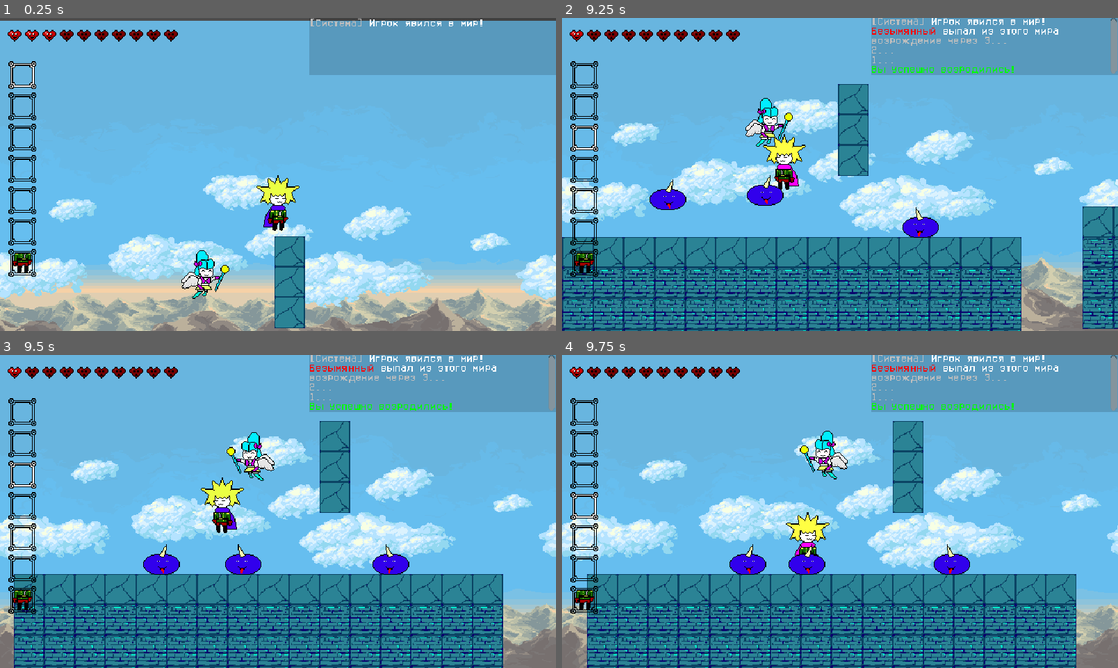
Above: before the commit, frames 1-4 (two rows, left to right).
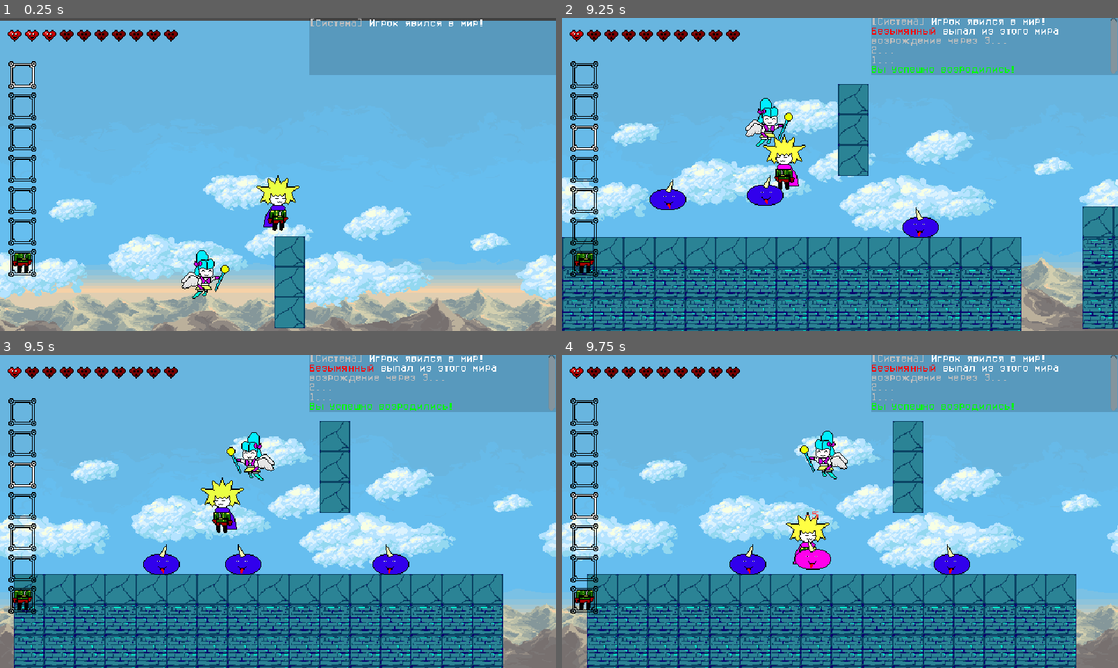
Above: after the commit, the same moments.

Repository: zoomergames/magicia
Game: Godot game, scene res://core/game.tscn
Two runs of this game, one before a commit and one after it. Both use one fixed random seed, a clock stepped at 60 frames per second and the inputs below.
Inputs (mouse positions are in pixels of both pictures, inside the frame that each line leads up to):
- Up to frame 1 (0.25 s): no input
- Up to frame 2 (9.25 s): tap Enter (ui_accept) at 0.5 s; move the mouse to (812, 237) at 0.52 s; hold D (move_right) 0.53-2.03 s; click (812, 237) at 0.6 s; tap W (jump) at 0.77, 1.52, 3.02, 3.77, 4.52, 6.02, 6.77, 7.52, 9.02 s; tap 1 (slot_1) at 0.8, 1.35, 5.3, 7.35 s; move the mouse to (1006, 221) at 1.27 s; tap 2 (slot_2) at 1.55, 2.1, 6.05, 8.1 s; move the mouse to (673, 127) at 2.02 s; hold A (move_left) 2.03-4.28 s; tap 3 (slot_3) at 2.3, 2.85, 6.8, 8.85 s; move the mouse to (867, 174) at 2.77 s; click (867, 174) at 2.92 s; tap 4 (slot_4) at 3.05, 3.6, 7.55 s; move the mouse to (756, 96) at 3.52 s; tap 5 (slot_5) at 3.8, 4.35, 8.3 s; move the mouse to (962, 158) at 4.27 s; hold D (move_right) 4.28-8.03 s; click (962, 158) at 4.55 s; move the mouse to (728, 190) at 5.02 s; click (728, 190) at 5.1 s; move the mouse to (895, 105) at 5.77 s; tap Mouse wheel up (next_slot) at 5.85 s; move the mouse to (812, 237) at 6.52 s; tap Mouse wheel down (prev_slot) at 6.6 s; move the mouse to (1006, 221) at 7.27 s; click (1006, 221) at 7.42 s; move the mouse to (673, 127) at 8.02 s; hold A (move_left) from 8.03 s (still down); move the mouse to (867, 174) at 8.77 s; click (867, 174) at 9.05 s
- Up to frame 3 (9.5 s): keep holding A (move_left)
- Up to frame 4 (9.75 s): move the mouse to (756, 433) at 9.52 s; release A (move_left) at 9.53 s; hold D (move_right) from 9.53 s (still down); tap 4 (slot_4) at 9.6 s; click (756, 433) at 9.67 s

Frames 1-3 are identical in both runs. In frame 4, 0.5% of the frame differs, in the area x 40-49%, y 50-71%.

Commit message:
добавлена атака кулаком

Diff:
--- a/entities/npc/kappa/dialogue/kappa_meet.gd
+++ b/entities/npc/kappa/dialogue/kappa_meet.gd
@@ -16,7 +16,7 @@
 	elif dialogue_step == 7:
 		Global.log_to_chat("[color=orange][%s][/color] [b][color=white]Ну-у... ничего?[/color][/b]" % Global.player_name)
 	elif dialogue_step == 8:
-		var path = "res://entities/player/weapons/little_sword/little_sword.tres" # проверьте этот путь!
+		var path = "res://items/weapons/little_sword/little_sword.tres"
 
 		if not ResourceLoader.exists(path):
 			Global.log_to_chat("[color=red][Система]: Ошибка! Файл меча потерялся в текстурах Каппы.[/color]")
--- a/entities/player/player.gd
+++ b/entities/player/player.gd
@@ -22,6 +22,10 @@
 
 var invulnerability_timer: float = 0.0
 
+# КУЛАК
+var current_damage: int = 5
+var current_attack_speed: float = 0.3
+
 @onready var sprite = %Sprite2D
 @onready var weapon_slot = %WeaponSlot
 @onready var hand_offset_x = %WeaponSlot.position.x
@@ -40,7 +44,7 @@
 
 	# Оружие
 	if weapon_slot.get_child_count() > 0:
-		var path = "res://entities/player/weapons/little_sword/little_sword.tres"
+		var path = "res://items/weapons/little_sword/little_sword.tres"
 		print("Загружаю оружие по пути: ", path)
 		var data = load(path)
 		print("Получен объект: ", data)
@@ -145,6 +149,9 @@
 		if weapon_slot.get_child_count() > 0:
 			var current_weapon = weapon_slot.get_child(0)
 			current_weapon.try_attack()
+		else:
+			# бьём кулаком
+			_execute_fist_attack()
 
 
 	# атакуют игрока
@@ -172,6 +179,37 @@
 	move_and_slide()
 	die_in_abyss()
 
+
+var is_fist_recharging: bool = false
+func _execute_fist_attack():
+	if is_fist_recharging:
+		return
+	is_fist_recharging = true
+	print("Удар кулаком! Нанесено урона: ", current_damage)
+
+	# подключаем hurtbox кулака
+	if has_node("FistAttackArea"):
+		%FistAttackArea.set_meta("attack_power", current_damage)
+		%FistAttackArea.monitoring = true
+		%FistAttackArea.monitorable = true
+
+		await get_tree().physics_frame
+
+		# проверяем, кого задели
+		var targets = %FistAttackArea.get_overlapping_areas()
+		for target in targets:
+			var enemy = target.get_parent()
+			if enemy.has_method("take_damage"):
+				enemy.take_damage(current_damage)
+
+		await get_tree().create_timer(0.1).timeout
+		%FistAttackArea.monitoring = false
+		if %FistAttackArea.has_meta("attack_power"):
+			%FistAttackArea.remove_meta("attack_power")
+
+		await get_tree().create_timer(current_attack_speed).timeout
+		is_fist_recharging = false
+
 func _input(_event: InputEvent) -> void:
 	if Input.is_action_just_pressed("slot_1"):
 		Global.active_slot_index = 0
@@ -190,12 +228,19 @@
 		change_hand_weapon()
 
 func change_hand_weapon() -> void:
+	# удаляем старое оружие из рук
 	for child in weapon_slot.get_children():
 		child.queue_free()
 
+	# если слот пуст - включаем кулаки
 	if Global.inventory[Global.active_slot_index] == null:
+		var fist_data = load("res://items/weapons/fist/fist.tres")
+		if fist_data:
+			current_damage = fist_data.damage
+			current_attack_speed = fist_data.attack_speed
 		return
 
+	# если в слоте есть оружие
 	var item_data = Global.inventory[Global.active_slot_index]
 	if item_data and item_data.scene:
 		var instance = item_data.scene.instantiate()
@@ -203,6 +248,10 @@
 		if "weapon_data" in instance:
 			instance.weapon_data = item_data
 		weapon_slot.add_child(instance)
+
+		# Сбрасываем урон игрока на урон меча, чтобы кулаки не смешивались с оружием
+		current_damage = item_data.damage
+		current_attack_speed = item_data.attack_speed
 
 
 func check_magic_hearts_activation() -> void:
--- a/entities/player/player.tscn
+++ b/entities/player/player.tscn
@@ -11,6 +11,9 @@
 
 [sub_resource type="RectangleShape2D" id="RectangleShape2D_fkugw"]
 size = Vector2(20, 50)
+
+[sub_resource type="CircleShape2D" id="CircleShape2D_fkugw"]
+radius = 15.132746
 
 [node name="Player" type="CharacterBody2D" unique_id=152261700]
 collision_layer = 2
@@ -50,3 +53,14 @@
 [node name="CollisionShape2D" type="CollisionShape2D" parent="HitBox" unique_id=1661930668]
 position = Vector2(0, 11)
 shape = SubResource("RectangleShape2D_fkugw")
+
+[node name="FistAttackArea" type="Area2D" parent="." unique_id=1249543188]
+unique_name_in_owner = true
+collision_layer = 0
+collision_mask = 16
+monitoring = false
+monitorable = false
+
+[node name="CollisionShape2D" type="CollisionShape2D" parent="FistAttackArea" unique_id=1786704301]
+position = Vector2(17, 17)
+shape = SubResource("CircleShape2D_fkugw")
--- a/entities/player/weapons/little_sword/little_sword.tres
+++ /dev/null
@@ -1,11 +0,0 @@
-[gd_resource type="Resource" script_class="ItemData" format=3 uid="uid://che7qpd4g3q5p"]
-
-[ext_resource type="Texture2D" uid="uid://bncsyrmiqt131" path="res://entities/player/weapons/little_sword/small_sword.png" id="1_11y6t"]
-[ext_resource type="Script" uid="uid://b7pftcglyjq40" path="res://entities/player/weapons/little_sword/little_sword_data.gd" id="1_u8led"]
-[ext_resource type="PackedScene" uid="uid://dinyql5tr8f2c" path="res://entities/player/weapons/little_sword/little_sword.tscn" id="2_egvjb"]
-
-[resource]
-script = ExtResource("1_u8led")
-icon = ExtResource("1_11y6t")
-scene = ExtResource("2_egvjb")
-metadata/_custom_type_script = "uid://b7pftcglyjq40"
--- a/entities/player/weapons/little_sword/little_sword_data.gd
+++ /dev/null
@@ -1,14 +0,0 @@
-extends Resource
-class_name ItemData
-
-var item_id: String = "001"
-var item_name: String = "Маленький Меч"
-var weapon_name: String = "Маленький Меч"
-@export var icon: Texture2D
-@export var scene: PackedScene
-var type: String = "cold"
-var damage: int = 15
-var attack_speed: float = 0.4
-var cost: int = 0
-var description: String = "Великий древний Маленький Меч, выкованный по приколу пьяным Каппой."
-var has_magic: bool = false
--- /dev/null
+++ b/items/item_data.gd
@@ -0,0 +1,14 @@
+extends Resource
+class_name ItemData
+
+@export var item_id: String = "001"
+@export var item_name: String = "Предмет"
+@export var weapon_name: String = "Оружие"
+@export var icon: Texture2D
+@export var scene: PackedScene
+@export var type: String = "cold"
+@export var damage: int = 15
+@export var attack_speed: float = 0.4
+@export var cost: int = 0
+@export var description: String = "Описание предмета."
+@export var has_magic: bool = false
--- /dev/null
+++ b/items/weapons/fist/fist.tres
@@ -0,0 +1,12 @@
+[gd_resource type="Resource" script_class="ItemData" format=3 uid="uid://8iur78naqo85"]
+
+[ext_resource type="Script" uid="uid://cnngvcyavt4ek" path="res://items/item_data.gd" id="1_nvlxt"]
+
+[resource]
+script = ExtResource("1_nvlxt")
+item_id = "004"
+item_name = "Кулак"
+weapon_name = "Кулак"
+damage = 5
+attack_speed = 0.3
+description = "Обычный кулак. Им можно бить."
--- /dev/null
+++ b/items/weapons/little_sword/little_sword.tres
@@ -0,0 +1,13 @@
+[gd_resource type="Resource" script_class="ItemData" format=3 uid="uid://che7qpd4g3q5p"]
+
+[ext_resource type="Texture2D" uid="uid://bncsyrmiqt131" path="res://items/weapons/little_sword/small_sword.png" id="1_2w781"]
+[ext_resource type="Script" uid="uid://cnngvcyavt4ek" path="res://items/item_data.gd" id="1_l8nwe"]
+[ext_resource type="PackedScene" uid="uid://dinyql5tr8f2c" path="res://items/weapons/little_sword/little_sword.tscn" id="2_uipuc"]
+
+[resource]
+script = ExtResource("1_l8nwe")
+item_name = "Маленький Меч"
+weapon_name = "Маленький Меч"
+icon = ExtResource("1_2w781")
+scene = ExtResource("2_uipuc")
+description = "Великий древний Маленький Меч, выкованный по-приколу пьяным Каппой."
--- a/entities/player/weapons/little_sword/little_sword.tscn
+++ b/items/weapons/little_sword/little_sword.tscn
@@ -1,10 +1,10 @@
 [gd_scene format=3 uid="uid://dinyql5tr8f2c"]
 
-[ext_resource type="Texture2D" uid="uid://bncsyrmiqt131" path="res://entities/player/weapons/little_sword/small_sword.png" id="1_bqsul"]
-[ext_resource type="Script" uid="uid://ckvac6l0eko2u" path="res://entities/player/weapons/little_sword/little_sword.gd" id="1_tmba2"]
+[ext_resource type="Texture2D" uid="uid://bncsyrmiqt131" path="res://items/weapons/little_sword/small_sword.png" id="1_bqsul"]
+[ext_resource type="Script" uid="uid://ckvac6l0eko2u" path="res://items/weapons/little_sword/little_sword.gd" id="1_tmba2"]
 
 [sub_resource type="RectangleShape2D" id="RectangleShape2D_tmba2"]
-size = Vector2(17.25, 17)
+size = Vector2(18, 18)
 
 [node name="LittleSword" type="Node2D" unique_id=343276945]
 script = ExtResource("1_tmba2")
Not shown, removed: entities/player/weapons/little_sword/little_sword_data.gd.uid
Not shown, added: items/item_data.gd.uid
Renamed: entities/player/weapons/little_sword/little_sword.gd -> items/weapons/little_sword/little_sword.gd
Renamed: entities/player/weapons/little_sword/little_sword.gd.uid -> items/weapons/little_sword/little_sword.gd.uid
Renamed: entities/player/weapons/little_sword/small_sword.png -> items/weapons/little_sword/small_sword.png
Not shown, changed: items/weapons/little_sword/small_sword.png.import
Renamed: entities/player/weapon_base.gd -> items/weapons/weapon_base.gd
Renamed: entities/player/weapon_base.gd.uid -> items/weapons/weapon_base.gd.uid
